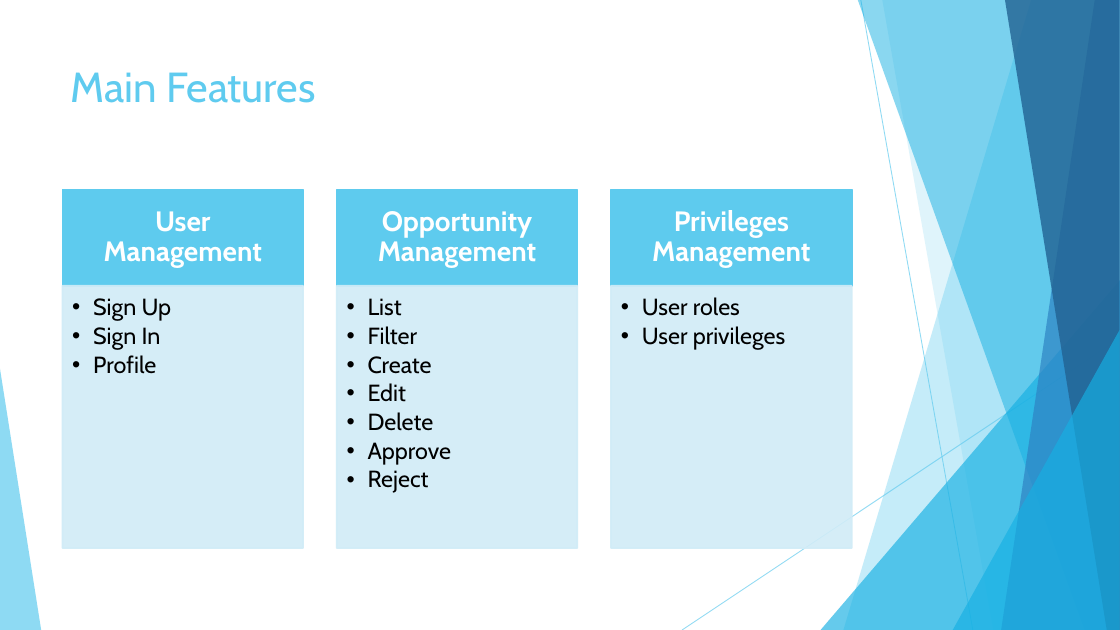
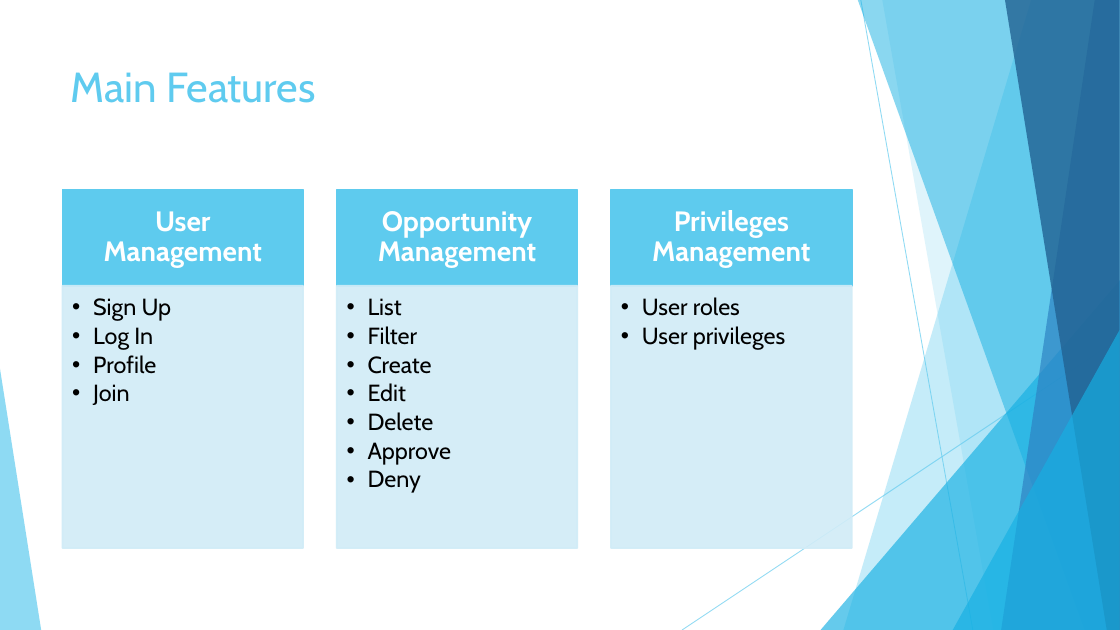
Before and after one commit to jpmarinacci/capstone, a slide deck: slide 6 of documentation/eLeapDeck-06052018.pptx. Drawn at 1120x630 pixels with LibreOffice and Linux fonts; fonts in the diff are those of the drawing. Boxes give left, top, right and bottom in pixels: in the first picture for what was removed or moved away, otherwise in the second. Text is boxed around its words. In the diff, an @@ line names an element or a change of style, - is before the commit and + after.

```diff
--- a/documentation/eLeapDeck-06052018.pptx
+++ b/documentation/eLeapDeck-06052018.pptx
@@ text at [93,327,153,350]: text changed @@
-  • Sign In
+  • Log In
@@ text at [93,384,129,405]: paragraph added @@
+  • Join
@@ text at [368,470,421,493]: text changed @@
-  • Reject
+  • Deny
```
Also in this commit, not shown: 2 other slides changed.
